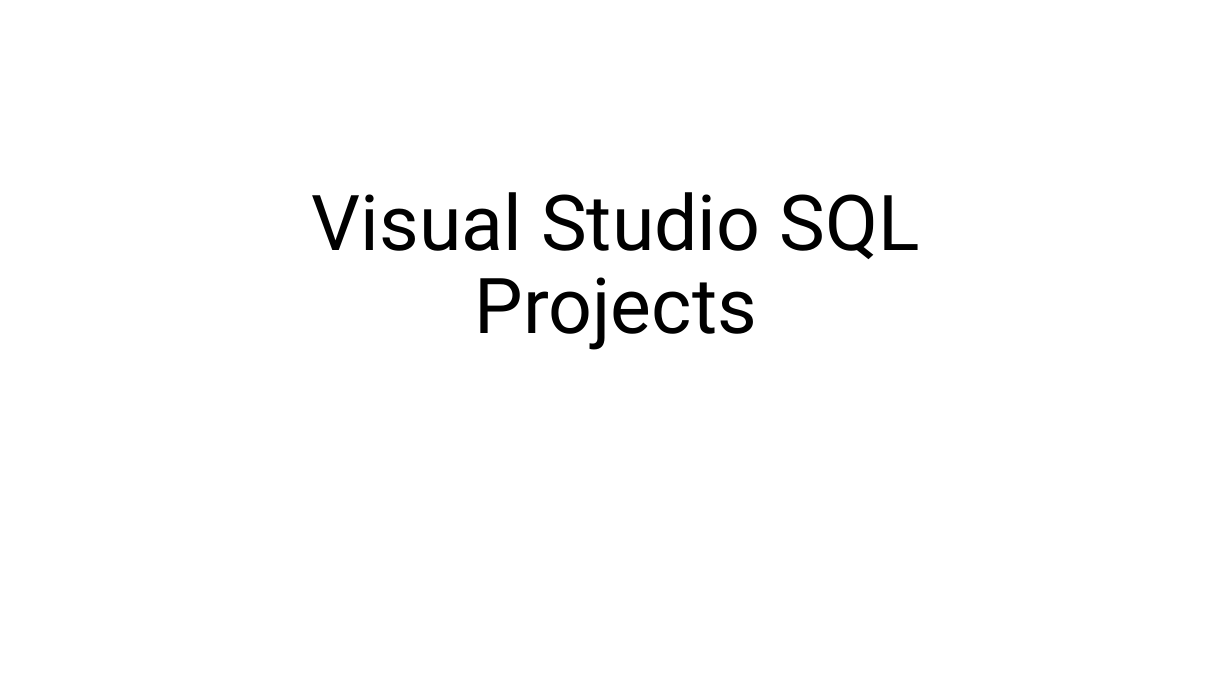
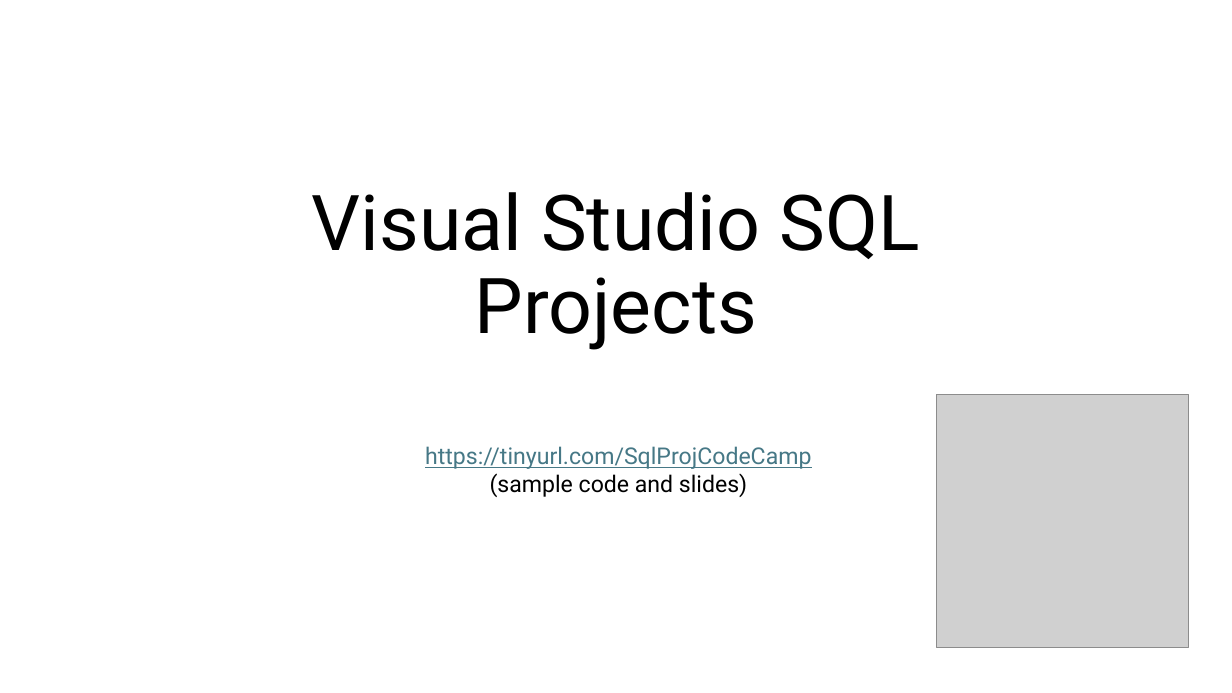
Before and after one commit to TheJuanitoLearnsShow/PodcastsManager, a slide deck: slide 1 of slides/VS sql project.pptx. Drawn at 1232x693 pixels with LibreOffice and Linux fonts; fonts in the diff are those of the drawing; grey boxes stand for pictures. Boxes give left, top, right and bottom in pixels: in the first picture for what was removed or moved away, otherwise in the second. Text is boxed around its words. In the diff, an @@ line names an element or a change of style, - is before the commit and + after.

```diff
--- a/slides/VS sql project.pptx
+++ b/slides/VS sql project.pptx
@@ picture added at (936,395,1189,647) @@
@@ text added at (425,446,811,497), 18 pt, text #467886, underline @@
+https://tinyurl.com/SqlProjCodeCamp
+(sample code and slides)
```
Also in this commit, not shown: 4 other slides changed, 1 other file.
